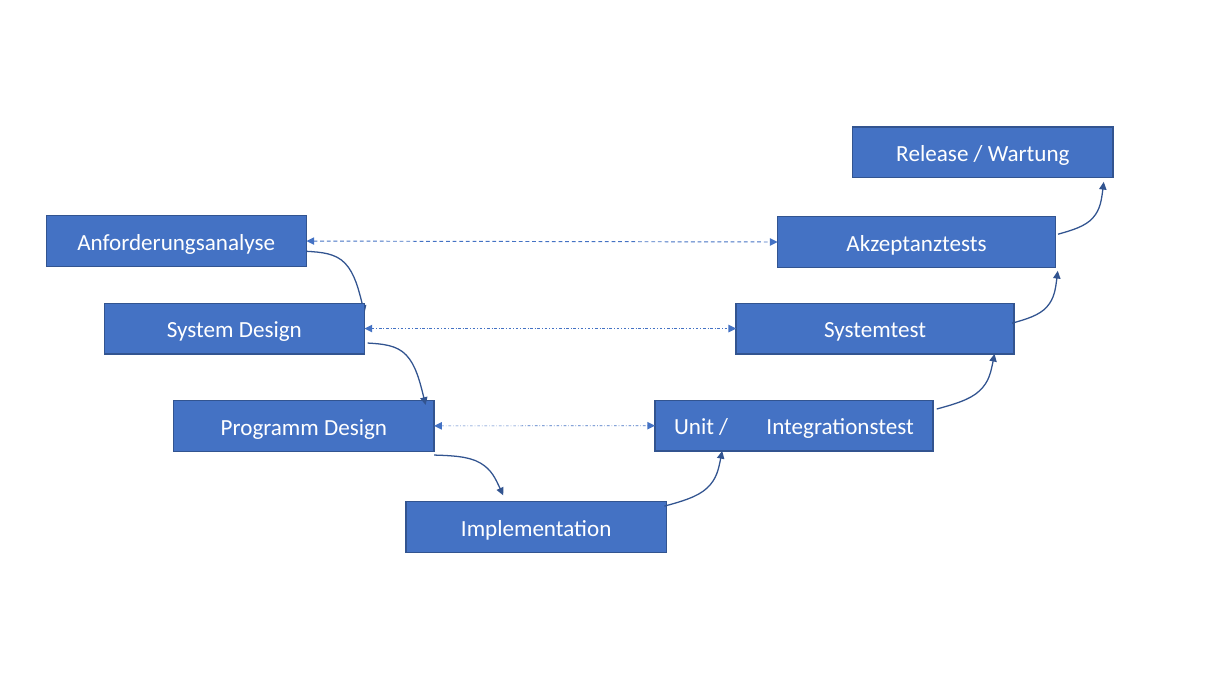
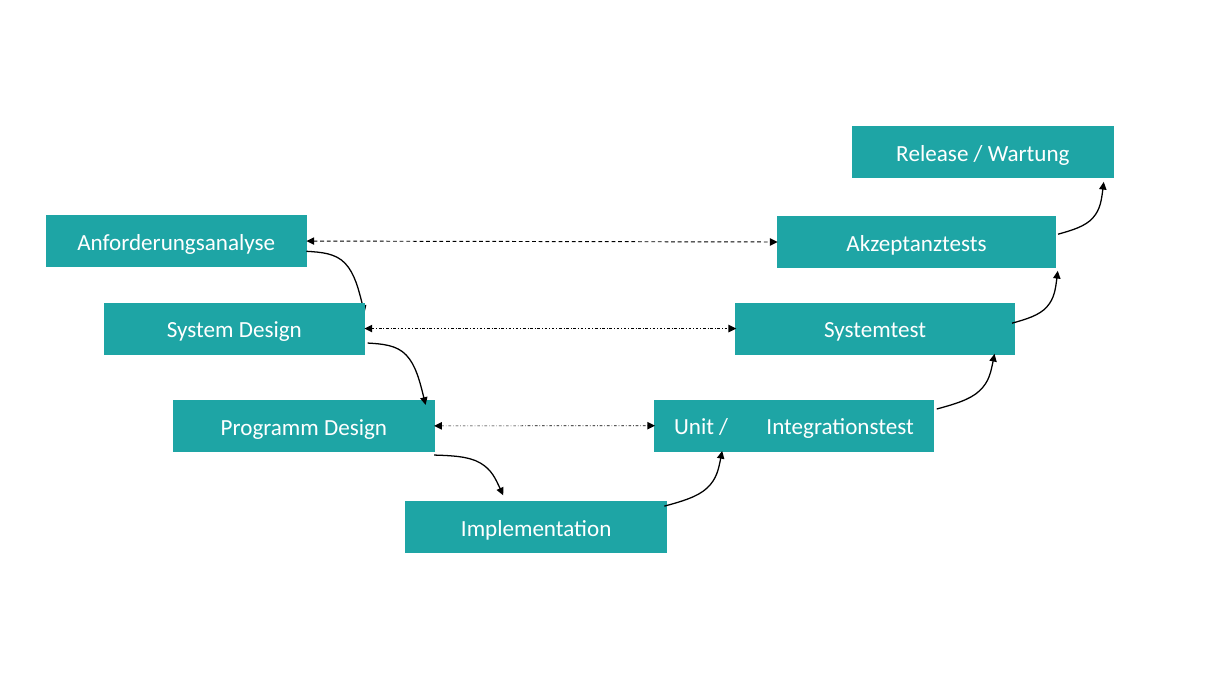
Before and after one commit to unibas-marcelluethi/software-engineering, a slide deck: slide 79 of docs/slides/drawings/graphics.pptx. Drawn at 1232x693 pixels with LibreOffice and Linux fonts; fonts in the diff are those of the drawing. Boxes give left, top, right and bottom in pixels: in the first picture for what was removed or moved away, otherwise in the second. Text is boxed around its words. In the diff, an @@ line names an element or a change of style, - is before the commit and + after.

```diff
--- a/docs/slides/drawings/graphics.pptx
+++ b/docs/slides/drawings/graphics.pptx
@@ outline #325491 1 pt to #000000 1 pt in 7 elements at [307, 251, 365, 313], [434, 456, 504, 496], [655, 451, 732, 507], [928, 354, 1005, 410], [368, 343, 426, 405], [1003, 271, 1067, 324], [1049, 182, 1113, 234] @@
@@ double arrow (307, 241) - (778, 242): stroke #4472C4 0.75 pt dashed to #000000 0.75 pt dashed @@
@@ fill #4472C4 to #1EA5A5; outline #325491 1 pt to #1EA5A5 1 pt in 8 elements at [46, 215, 307, 266], [174, 401, 434, 452], [407, 502, 667, 553], [655, 400, 933, 451], [853, 127, 1114, 177], [737, 303, 1015, 354], [778, 216, 1056, 267], [104, 303, 365, 354] @@
@@ double arrow (365, 329) - (737, 329): stroke #4472C4 0.5 pt dashed to #000000 0.5 pt dashed @@
@@ double arrow (434, 426) - (655, 426): stroke #4472C4 0.5 pt dashed to #000000 0.5 pt dashed @@
```
Also in this commit, not shown: 5 other slides changed, 13 other files.
